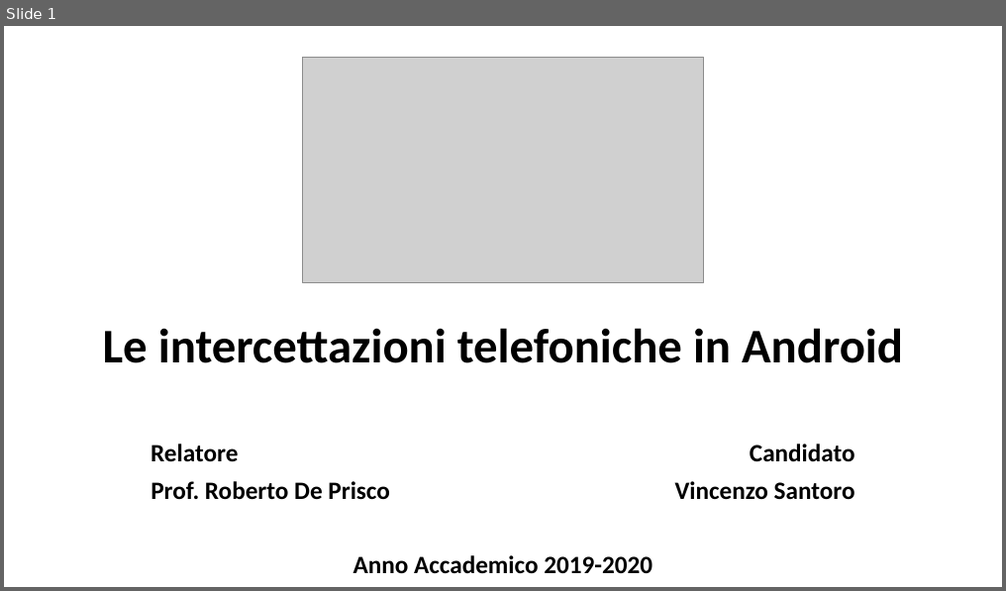
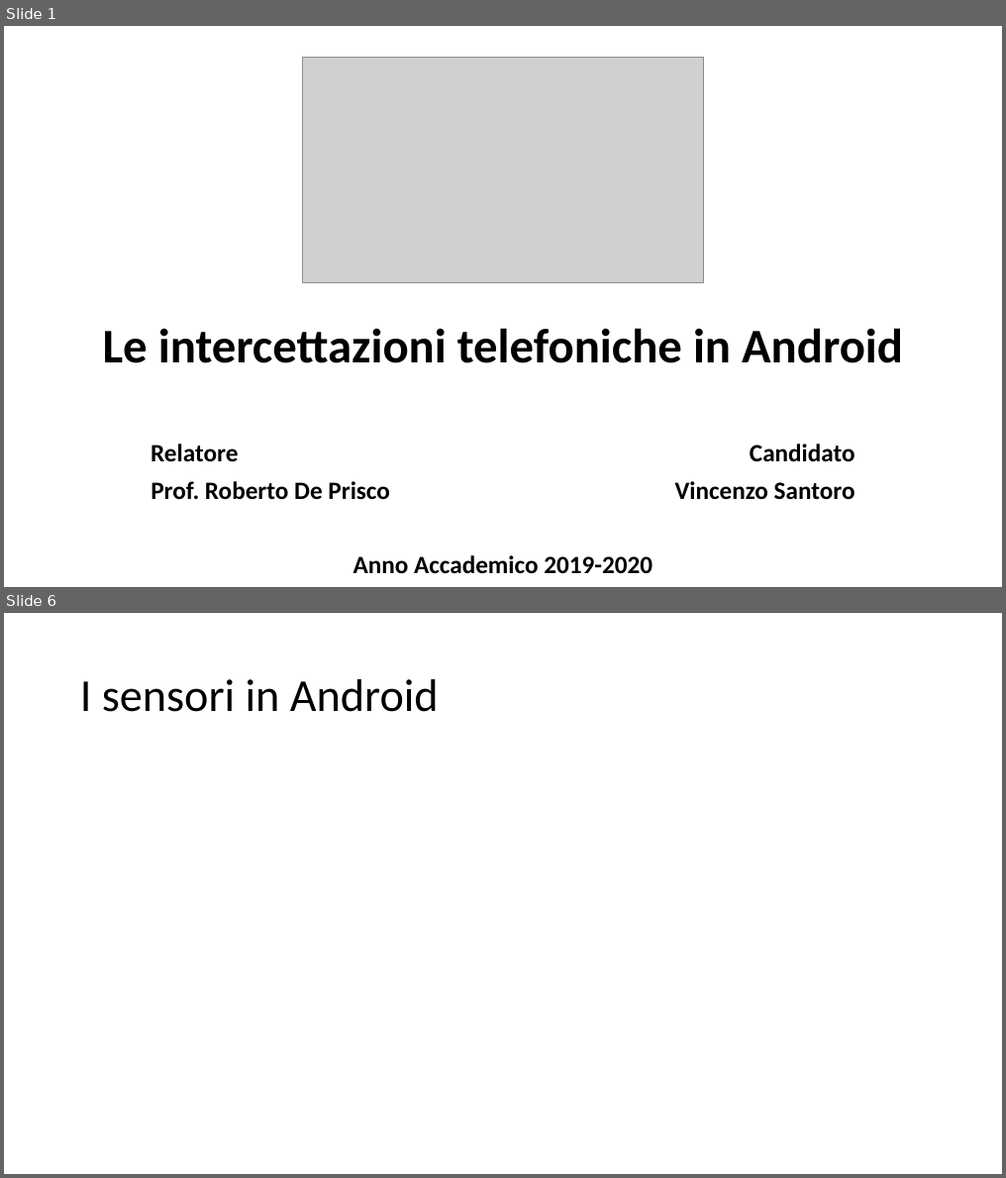
Before and after one commit to vinsan/TesiMagistrale, a slide deck: Le intercettazioni telefoniche in Android.odp. Shown one above the other, each under a label of ours: slide 1 before the commit, slides 1 and 6 after it; the slides between them are not shown. The pictures are 1006x591 and 1006x1178 pixels, drawn with LibreOffice and Linux fonts; fonts in the diff are those of the drawing; grey boxes stand for pictures. Boxes give left, top, right and bottom in pixels: in the first picture for what was removed or moved away, otherwise in the second. Text is boxed around its words. In the diff, an @@ line names an element or a change of style, - is before the commit and + after.

```diff
--- a/Le intercettazioni telefoniche in Android.odp
+++ b/Le intercettazioni telefoniche in Android.odp
@@ slide 6 added at (x1=4, y1=613, x2=1002, y2=1174), background #FFFFFF @@
@@ title added at (x1=80, y1=679, x2=439, y2=712), 44 pt, text #000000 @@
+I sensori in Android
```
Also in this commit, not shown: 9 other slides added, 2 other files.
